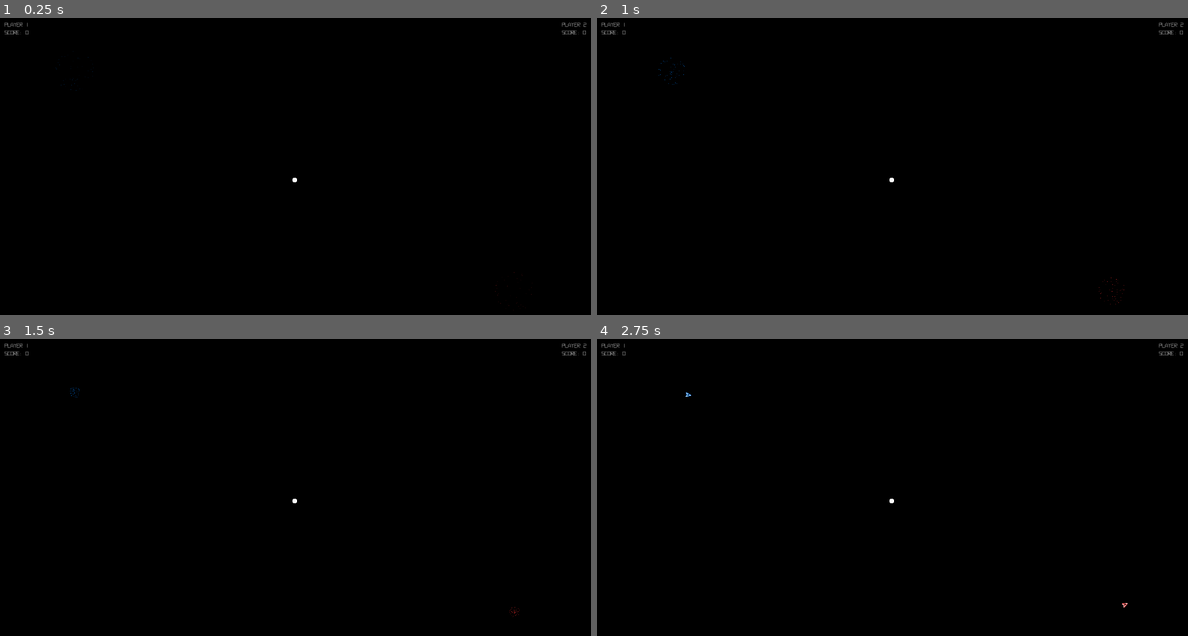
Above: before the commit, frames 1-4 (two rows, left to right).
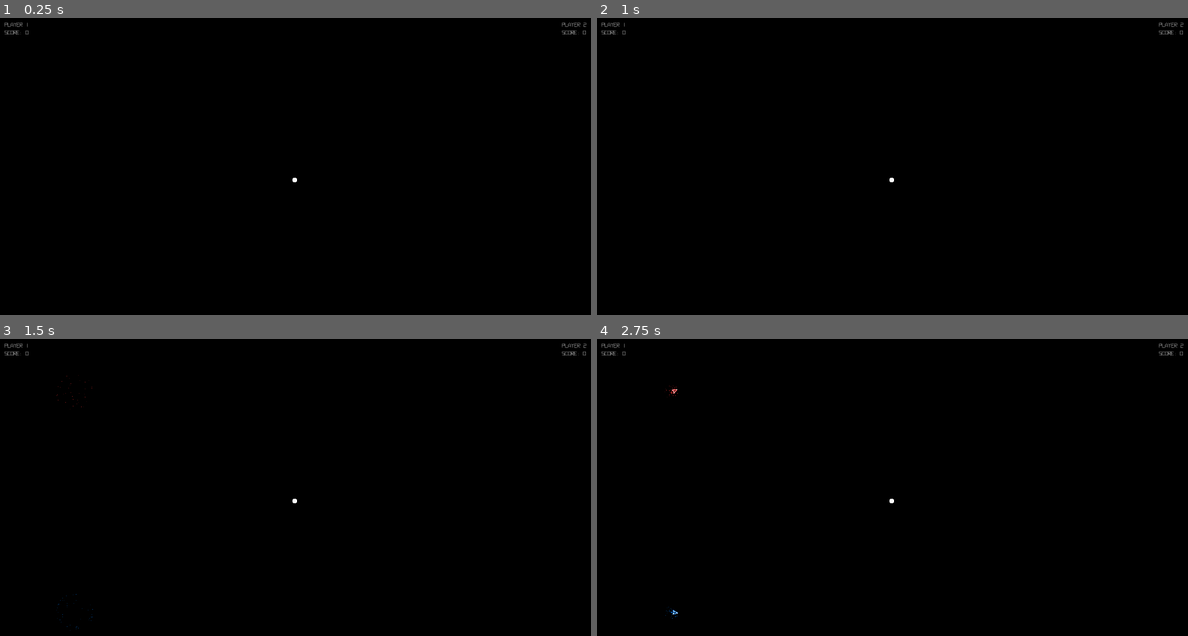
Above: after the commit, the same moments.

Repository: Eliasdbr/Spacewar
Game: Godot game, scene res://main.tscn
Same seed, same stepped clock (60 frames per second), same inputs: the game is played once before the commit and once after it.
Inputs:
- Up to frame 1 (0.25 s): no input
- Up to frame 2 (1 s): tap Enter at 0.5 s
- Up to frame 3 (1.5 s): tap Space at 1.25 s
- Up to frame 4 (2.75 s): tap Enter at 2 s

The runs differ from the first frame. In frame 1, less than 0.1% of the frame differs, in the area x 9-90%, y 12-97%; in frame 2, less than 0.1%; in frame 3, less than 0.1%; in frame 4, less than 0.1%, in the area x 11-90%, y 15-95%.

Commit message:
Player respawn, Randomized spawn points

Diff:
--- a/gameplay.gd
+++ b/gameplay.gd
@@ -1,7 +1,30 @@
 extends Node2D
 
 func _ready():
-	# Spawnables
+	# Pick random seed for RNG
+	randomize()
+	# Spawns the player(s)
+	requestRandomPlayerSpawn(1, 1.0, Color("#0080ff"))	# Player 1
+	requestRandomPlayerSpawn(2, 1.0, Color("#ff3333"))	# Player 2
+
+
+## Looks for a random available place for a player to spawn
+## Aditionally, a delay in seconds can be assigned
+func requestRandomPlayerSpawn(
+	player_number: int,
+	delay: float = 0.0,
+	color: Color = Color.from_hsv(randf(), 0.8, 1.0)
+):
+	await get_tree().create_timer(delay).timeout
+	# Gets all the spawners
 	var spawnables = get_tree().get_nodes_in_group("spawners")
-	for spawner_node in spawnables:
-		spawner_node.request_spawn()
+	# Filters for available player spawners
+	var player_spawnables = spawnables.filter(
+		func(spawner):
+			return (spawner is PlayerSpawner) and not spawner.is_spawning
+	)
+	var selected_spawner = player_spawnables.pick_random()
+	if selected_spawner:
+		selected_spawner.player_number = player_number
+		selected_spawner.spawner_color = color
+		selected_spawner.request_spawn()
--- a/gameplay.tscn
+++ b/gameplay.tscn
@@ -14,14 +14,21 @@
 position = Vector2(256, 192)
 context = NodePath("..")
 delay = 1.5
-spawner_color = Color(0, 0.5, 1, 1)
 
 [node name="PlayerSpawner2" parent="Environment" node_paths=PackedStringArray("context") groups=["spawners"] instance=ExtResource("2_86h0y")]
 position = Vector2(1664, 896)
-player_number = 2
 context = NodePath("..")
 delay = 1.5
-spawner_color = Color(1, 0.2, 0.2, 1)
+
+[node name="PlayerSpawner3" parent="Environment" node_paths=PackedStringArray("context") groups=["spawners"] instance=ExtResource("2_86h0y")]
+position = Vector2(1664, 192)
+context = NodePath("..")
+delay = 1.5
+
+[node name="PlayerSpawner4" parent="Environment" node_paths=PackedStringArray("context") groups=["spawners"] instance=ExtResource("2_86h0y")]
+position = Vector2(256, 896)
+context = NodePath("..")
+delay = 1.5
 
 [node name="Star" parent="Environment" instance=ExtResource("3_71qgu")]
 position = Vector2(960, 540)
--- a/level_design/player_spawner.gd
+++ b/level_design/player_spawner.gd
@@ -1,3 +1,4 @@
+class_name PlayerSpawner
 extends Spawner
 
 @export var player_number: int = 1
@@ -11,3 +12,4 @@
 		ship.player_number = player_number
 		ship.line_color = spawner_color
 		context.add_child(ship)
+		is_spawning = false
--- a/level_design/spawner.gd
+++ b/level_design/spawner.gd
@@ -8,14 +8,17 @@
 @export_color_no_alpha var spawner_color = Color.WHITE
 
 @onready var suck_in_particles = $SuckInParticles
+var is_spawning = false
 
 func spawn():
 	if context and scene_to_spawn:
 		var node_to_spawn = scene_to_spawn.instantiate()
 		node_to_spawn.global_position = global_position
 		context.add_child(node_to_spawn)
+		is_spawning = false
 
 func request_spawn():
+	is_spawning = true
 	suck_in_particles.lifetime = delay + 0.5
 	var accel_factor = suck_in_particles.emission_sphere_radius / delay
 	suck_in_particles.radial_accel_max = -accel_factor
--- a/project.godot
+++ b/project.godot
@@ -19,6 +19,7 @@
 
 window/size/viewport_width=1920
 window/size/viewport_height=1080
+window/size/mode=3
 window/stretch/mode="viewport"
 window/stretch/aspect="expand"
 
--- a/ships/player_ship.gd
+++ b/ships/player_ship.gd
@@ -14,3 +14,11 @@
 	tank_controls.player = player_number
 	out_line_2d.default_color = line_color
 	#out_line_2d.default_color = line_color
+
+# Called after dying
+func destroy():
+	if can_respawn:
+		var gameplay_node = $"/root/Main/Gameplay"
+		if gameplay_node.has_method("requestRandomPlayerSpawn"):
+			gameplay_node.requestRandomPlayerSpawn(player_number, 2.0, line_color)
+	super()
--- a/ships/ship.gd
+++ b/ships/ship.gd
@@ -6,6 +6,8 @@
 @export var mass := 1.0
 
 @onready var movement = $Movement
+
+var can_respawn = true
 
 func _ready():
 	rotation = randf_range(0.0, TAU)
